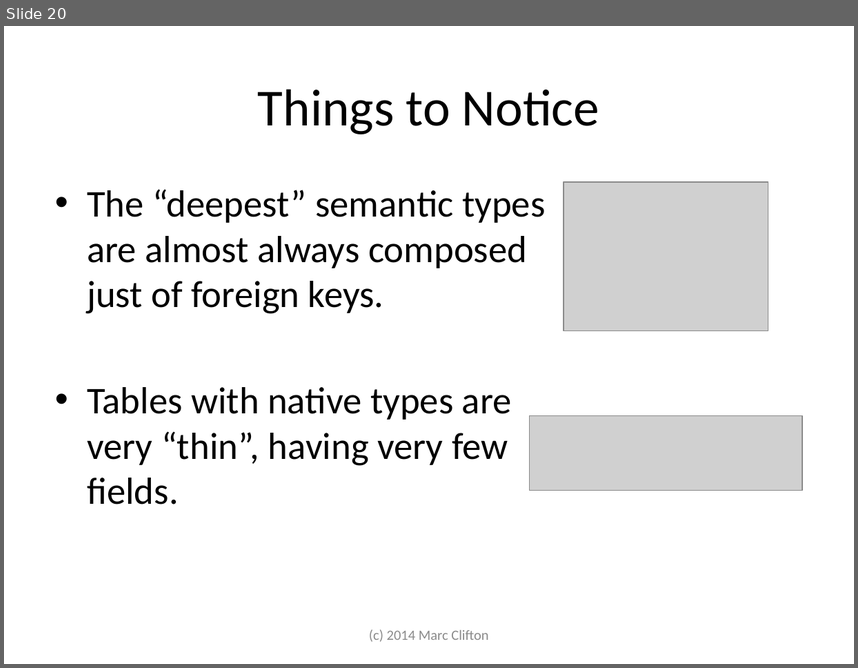
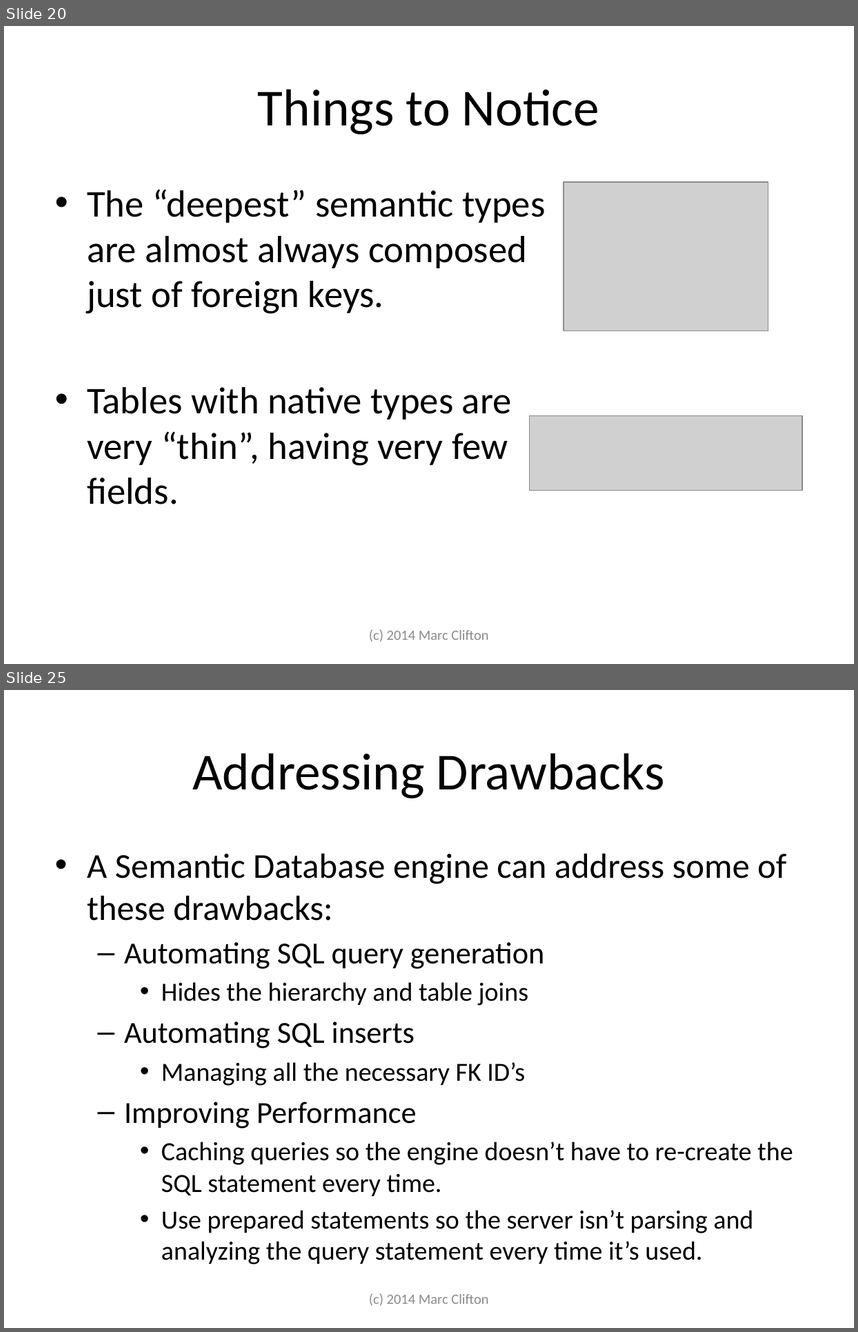
Before and after one commit to cliftonm/HOPE, a slide deck: Articles/semantic database slide show.pptx. Shown one above the other, each under a label of ours: slide 20 before the commit, slides 20 and 25 after it; the slides between them are not shown. The pictures are 858x668 and 858x1332 pixels, drawn with LibreOffice and Linux fonts; fonts in the diff are those of the drawing; grey boxes stand for pictures. Boxes give left, top, right and bottom in pixels: in the first picture for what was removed or moved away, otherwise in the second. Text is boxed around its words. In the diff, an @@ line names an element or a change of style, - is before the commit and + after.

```diff
--- a/Articles/semantic database slide show.pptx
+++ b/Articles/semantic database slide show.pptx
@@ slide 25 added at (4,690,854,1328), background #FFFFFF @@
@@ title added at (192,753,665,798), 44 pt, text #000000 @@
+Addressing Drawbacks
@@ text added at (87,854,793,1264), 22.2 pt, text #000000 @@
+• A Semantic Database engine can address some of these drawbacks:
+  – Automating SQL query generation
+    • Hides the hierarchy and table joins
+  – Automating SQL inserts
+    • Managing all the necessary FK ID’s
+  – Improving Performance
+    • Caching queries so the engine doesn’t have to re-create the SQL statement every time.
+    • Use prepared statements so the server isn’t parsing and analyzing the query statement every time it’s used.
@@ text added at (369,1293,488,1305), 12 pt, text #8C8C8C @@
+(c) 2014 Marc Clifton
```
Also in this commit, not shown: 1 slide changed, 4 other slides added, 6 other files.
